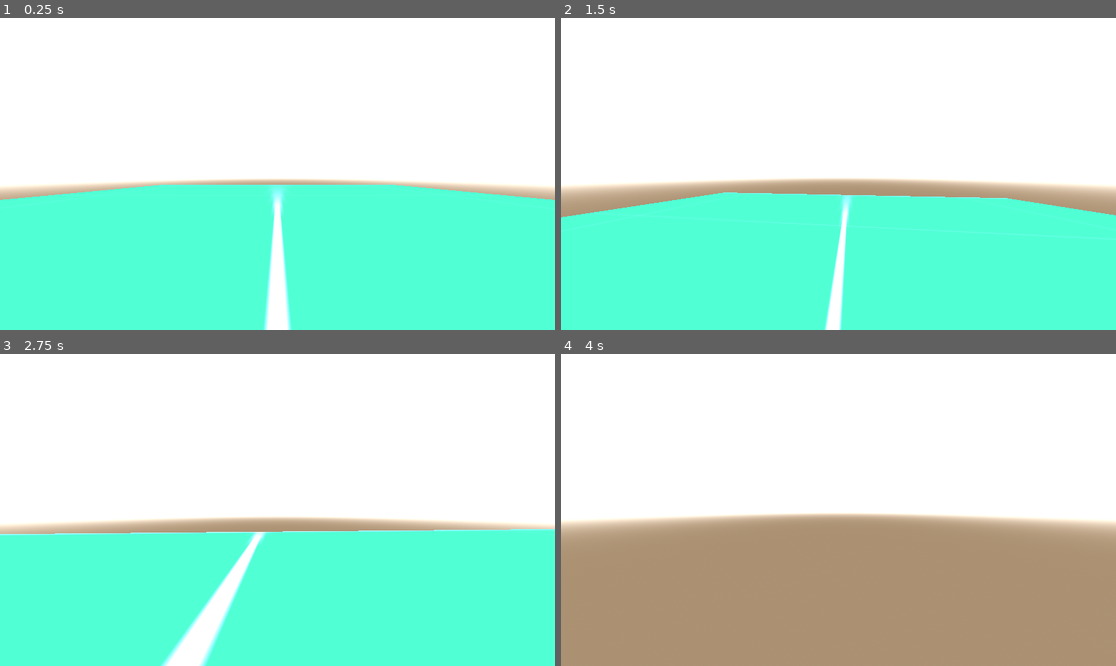
Above: before the commit, frames 1-4 (two rows, left to right).
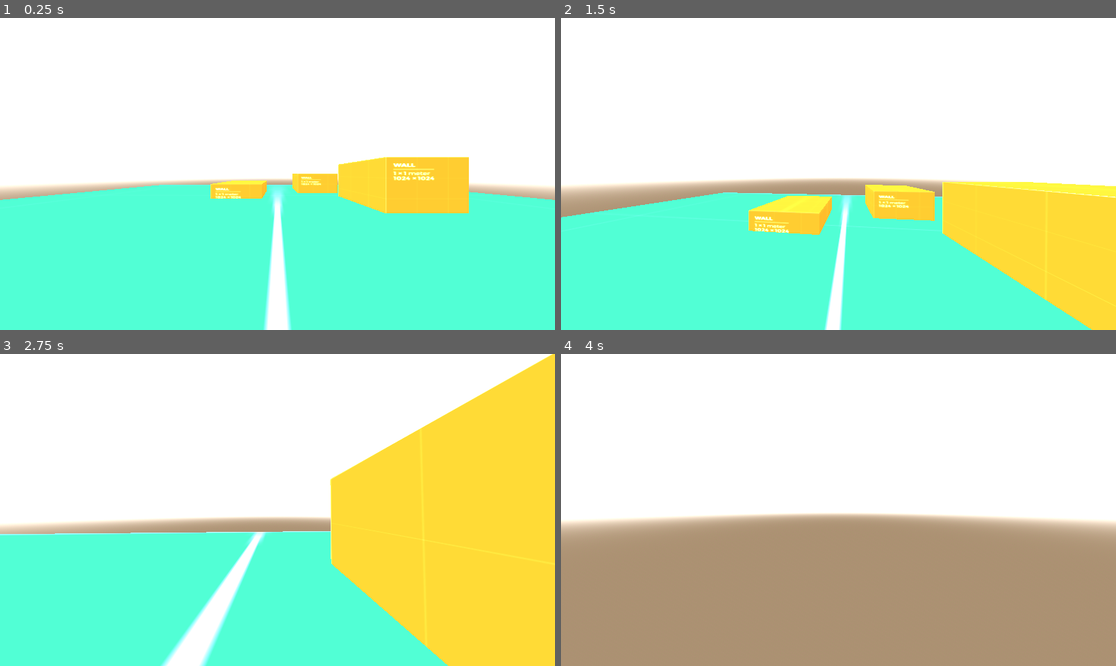
Above: after the commit, the same moments.

Repository: aru24sin/ByteSize
Game: Godot game, scene res://Levels/testLevel.tscn
Same seed, same stepped clock (60 frames per second), same inputs: the game is played once before the commit and once after it.
Inputs (mouse positions are in pixels of both pictures, inside the frame that each line leads up to):
- Up to frame 1 (0.25 s): no input
- Up to frame 2 (1.5 s): move the mouse to (866, 174) at 0.52 s; hold C (crouch) 0.53-1.28 s; hold W (forward) from 0.53 s (still down); tap Space (jump) at 0.77 s; move the mouse to (810, 174) at 1.27 s; tap Shift (sprint) at 1.35 s
- Up to frame 3 (2.75 s): keep holding W (forward); tap Space (jump) at 1.52 s; move the mouse to (288, 503) at 2.02 s; hold C (crouch) from 2.03 s (still down)
- Up to frame 4 (4 s): keep holding W (forward); move the mouse to (832, 516) at 2.77 s; release C (crouch) at 2.78 s; tap Shift (sprint) at 2.85 s; tap Space (jump) at 3.02, 3.77 s; move the mouse to (877, 513) at 3.52 s; hold C (crouch) from 3.53 s (still down)

The runs differ from the first frame. In frame 1, 4.9% of the frame differs, in the area x 37-85%, y 44-63%; in frame 2, 13%; in frame 3, 29%, in the area x 59-100%, y 0-100%; in frame 4, nothing differs.

Commit message:
Update testLevel.tscn

Diff:
--- a/bytesize/Levels/testLevel.tscn
+++ b/bytesize/Levels/testLevel.tscn
@@ -1,9 +1,10 @@
-[gd_scene load_steps=15 format=3 uid="uid://b4c3bjr2t5x36"]
+[gd_scene load_steps=19 format=3 uid="uid://b4c3bjr2t5x36"]
 
 [ext_resource type="Script" uid="uid://dyowloybcohhk" path="res://Levels/test_level.gd" id="1_6ehle"]
 [ext_resource type="PackedScene" uid="uid://bkjcfxfwh4qr6" path="res://Character Controller/Player.tscn" id="1_xeujy"]
 [ext_resource type="Texture2D" uid="uid://cbx1w3a5hnxq" path="res://addons/kenney_prototype_textures/green/texture_01.png" id="2_ftlgd"]
 [ext_resource type="Texture2D" uid="uid://dr1o4sns0niij" path="res://addons/kenney_prototype_textures/purple/texture_01.png" id="4_faoc1"]
+[ext_resource type="Texture2D" uid="uid://b5ot6q24vqs56" path="res://addons/kenney_prototype_textures/orange/texture_01.png" id="5_owrup"]
 
 [sub_resource type="ProceduralSkyMaterial" id="ProceduralSkyMaterial_ftlgd"]
 
@@ -15,6 +16,16 @@
 background_energy_multiplier = 3.36
 sky = SubResource("Sky_6ehle")
 
+[sub_resource type="StandardMaterial3D" id="StandardMaterial3D_owrup"]
+albedo_texture = ExtResource("4_faoc1")
+
+[sub_resource type="BoxMesh" id="BoxMesh_ovcht"]
+material = SubResource("StandardMaterial3D_owrup")
+size = Vector3(18, 14, 1)
+
+[sub_resource type="BoxShape3D" id="BoxShape3D_pdwhj"]
+size = Vector3(18, 14, 1)
+
 [sub_resource type="PhysicsMaterial" id="PhysicsMaterial_6ehle"]
 
 [sub_resource type="BoxShape3D" id="BoxShape3D_faoc1"]
@@ -25,15 +36,15 @@
 [sub_resource type="BoxMesh" id="BoxMesh_houwy"]
 material = SubResource("StandardMaterial3D_6ehle")
 
-[sub_resource type="StandardMaterial3D" id="StandardMaterial3D_owrup"]
-albedo_texture = ExtResource("4_faoc1")
+[sub_resource type="StandardMaterial3D" id="StandardMaterial3D_houwy"]
+albedo_texture = ExtResource("5_owrup")
 
-[sub_resource type="BoxMesh" id="BoxMesh_ovcht"]
-material = SubResource("StandardMaterial3D_owrup")
-size = Vector3(18, 14, 1)
+[sub_resource type="BoxMesh" id="BoxMesh_faoc1"]
+material = SubResource("StandardMaterial3D_houwy")
+size = Vector3(5, 5, 5)
 
-[sub_resource type="BoxShape3D" id="BoxShape3D_pdwhj"]
-size = Vector3(18, 14, 1)
+[sub_resource type="BoxShape3D" id="BoxShape3D_owrup"]
+size = Vector3(5, 5, 5)
 
 [node name="Level" type="Node3D"]
 script = ExtResource("1_6ehle")
@@ -44,23 +55,63 @@
 [node name="WorldEnvironment" type="WorldEnvironment" parent="."]
 environment = SubResource("Environment_faoc1")
 
-[node name="StaticBody3D" type="StaticBody3D" parent="."]
+[node name="Walls" type="Node3D" parent="."]
+
+[node name="StaticBody3D2" type="StaticBody3D" parent="Walls"]
+transform = Transform3D(1, 0, 0, 0, 1, 0, 0, 0, 1, 0, 4, 18)
+
+[node name="MeshInstance3D" type="MeshInstance3D" parent="Walls/StaticBody3D2"]
+mesh = SubResource("BoxMesh_ovcht")
+
+[node name="CollisionShape3D" type="CollisionShape3D" parent="Walls/StaticBody3D2"]
+shape = SubResource("BoxShape3D_pdwhj")
+
+[node name="StaticBody3D3" type="StaticBody3D" parent="Walls"]
+transform = Transform3D(-4.37114e-08, 0, -1, 0, 1, 0, 1, 0, -4.37114e-08, -12, 4, 7)
+
+[node name="MeshInstance3D" type="MeshInstance3D" parent="Walls/StaticBody3D3"]
+mesh = SubResource("BoxMesh_ovcht")
+
+[node name="CollisionShape3D" type="CollisionShape3D" parent="Walls/StaticBody3D3"]
+shape = SubResource("BoxShape3D_pdwhj")
+
+[node name="Floor" type="Node3D" parent="."]
+
+[node name="StaticBody3D" type="StaticBody3D" parent="Floor"]
 transform = Transform3D(50.693, 0, 0, 0, 0.2, 0, 0, 0, 47.124, 0, 0, 0)
 physics_material_override = SubResource("PhysicsMaterial_6ehle")
 
-[node name="CollisionShape3D" type="CollisionShape3D" parent="StaticBody3D"]
+[node name="CollisionShape3D" type="CollisionShape3D" parent="Floor/StaticBody3D"]
 transform = Transform3D(1, 0, 0, 0, 1, 0, 0, 0, 1, 0, 0, 0)
 shape = SubResource("BoxShape3D_faoc1")
 debug_color = Color(0.444521, 0.895225, 1, 0.42)
 
-[node name="MeshInstance3D" type="MeshInstance3D" parent="StaticBody3D"]
+[node name="MeshInstance3D" type="MeshInstance3D" parent="Floor/StaticBody3D"]
 mesh = SubResource("BoxMesh_houwy")
 
+[node name="StaticBody3D" type="StaticBody3D" parent="."]
+transform = Transform3D(1, 0, 0, 0, 1, 0, 0, 0, 1, -4, -1, -13)
+
+[node name="MeshInstance3D" type="MeshInstance3D" parent="StaticBody3D"]
+mesh = SubResource("BoxMesh_faoc1")
+
+[node name="CollisionShape3D" type="CollisionShape3D" parent="StaticBody3D"]
+shape = SubResource("BoxShape3D_owrup")
+
 [node name="StaticBody3D2" type="StaticBody3D" parent="."]
-transform = Transform3D(1, 0, 0, 0, 1, 0, 0, 0, 1, 0, 4, 18)
+transform = Transform3D(1, 0, 0, 0, 1, 0, 0, 0, 1, 5, 0, -16)
 
 [node name="MeshInstance3D" type="MeshInstance3D" parent="StaticBody3D2"]
-mesh = SubResource("BoxMesh_ovcht")
+mesh = SubResource("BoxMesh_faoc1")
 
 [node name="CollisionShape3D" type="CollisionShape3D" parent="StaticBody3D2"]
-shape = SubResource("BoxShape3D_pdwhj")
+shape = SubResource("BoxShape3D_owrup")
+
+[node name="StaticBody3D3" type="StaticBody3D" parent="."]
+transform = Transform3D(1, 0, 0, 0, 1, 0, 0, 0, 1, 9, 1, -9)
+
+[node name="MeshInstance3D" type="MeshInstance3D" parent="StaticBody3D3"]
+mesh = SubResource("BoxMesh_faoc1")
+
+[node name="CollisionShape3D" type="CollisionShape3D" parent="StaticBody3D3"]
+shape = SubResource("BoxShape3D_owrup")
